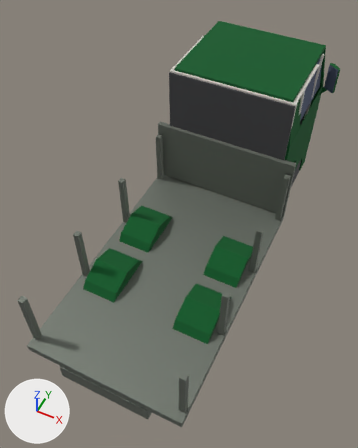
Two versions of the glTF model assets/vehicles/truck/truck.glb, one commit apart.
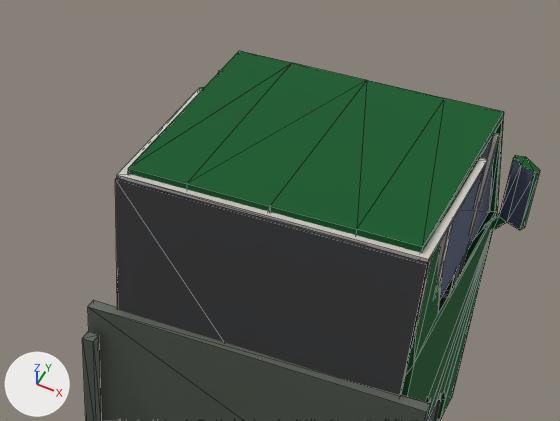
Each version is shown whole from a camera (50 mm lens) standing at (2.55, -6.49, 8.22) and looking at (-0.15, -1.09, 1.48), then close up on the part from 34% to 97% of the width and 0% to 38% of the height. The lights are fixed; the arrows at lower left show +X, +Y and +Z. The last two pictures show the newer version. The close-ups show mesh edges as thin lines. Vertices at exactly the same position are counted once.

Names of what the first close-up shows: 'bed', 'body', 'interior' and 1 more.
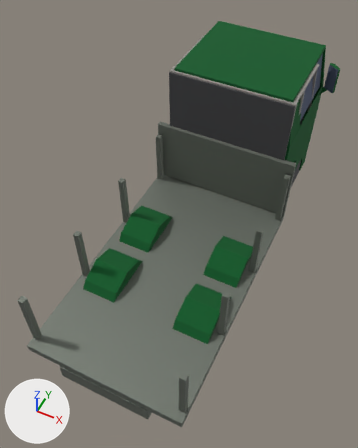
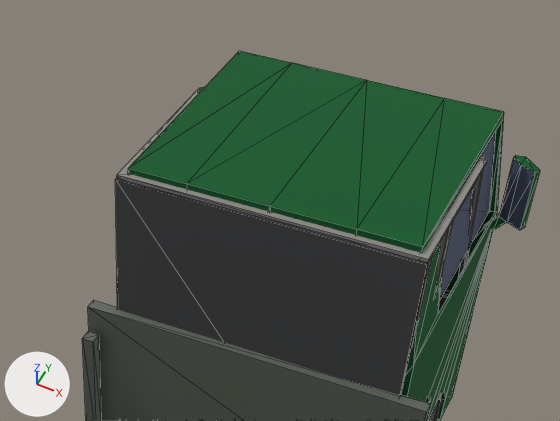
Where the change shows, as pixel boxes [x1, y1, x2, y2] in the close-ups (560 x 421 px; the box of a moved part takes in the faces that stretch with it):
'interior', reshaped: before [115, 69, 500, 396]; after [115, 88, 488, 396]
part 1 of me_interior, moved or reshaped: before [450, 133, 500, 292]; after [458, 156, 486, 277]

Edits to the bpy script that builds the scene:
```text
Change mat_int_liner:
    mat_int_liner.base_color: (0.62, 0.6, 0.55) -> (0.28, 0.27, 0.25)  # light grey #cecbc4 -> grey #908e89
Change me_interior:
    used by ob_interior; location = (0.0, 0.0, 0.0)
    remove me_interior.from_pydata(...)  # 272 vertices, 352 faces; spans x -1.17..1.17, y 0.55..2.43, z 0.42..3.42
    add me_interior.from_pydata(...)  # 284 vertices, 372 faces; spans x -1.17..1.17, y 0.55..2.43, z 0.42..3.42
    me_interior part 1: the loose piece of 8 vertices spanning x 1.11..1.15, y 1.94..2.38, z 1.88..3.42 is turned 28.7 degrees about the x axis through its middle
    other edits to the shape of me_interior do not show in these pictures
```
